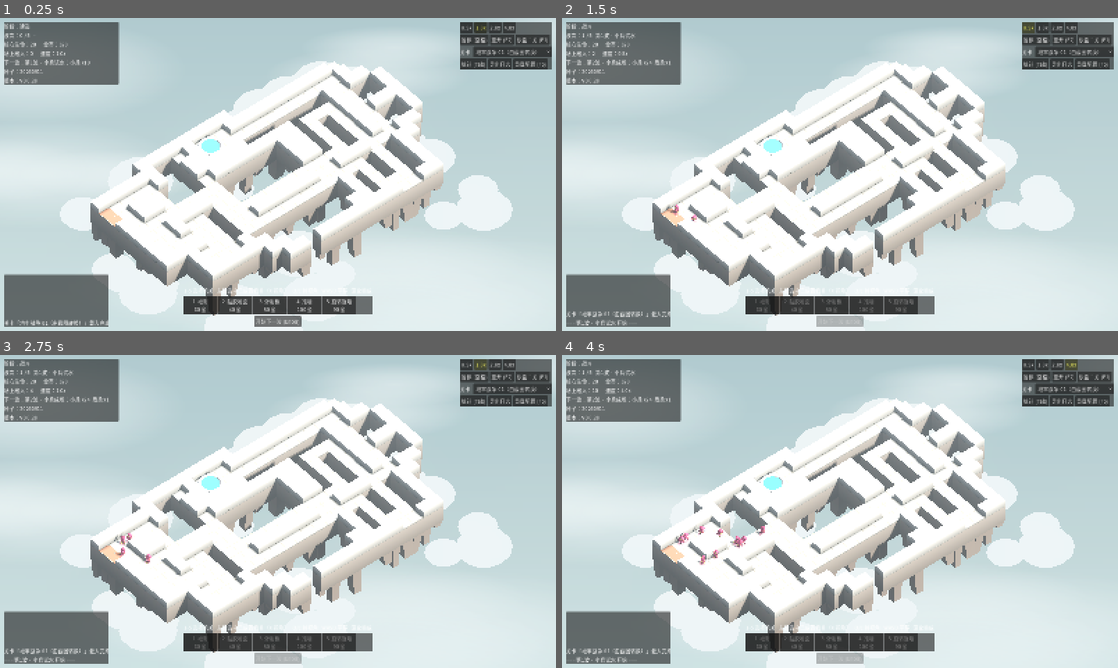
Above: before the commit, frames 1-4 (two rows, left to right).
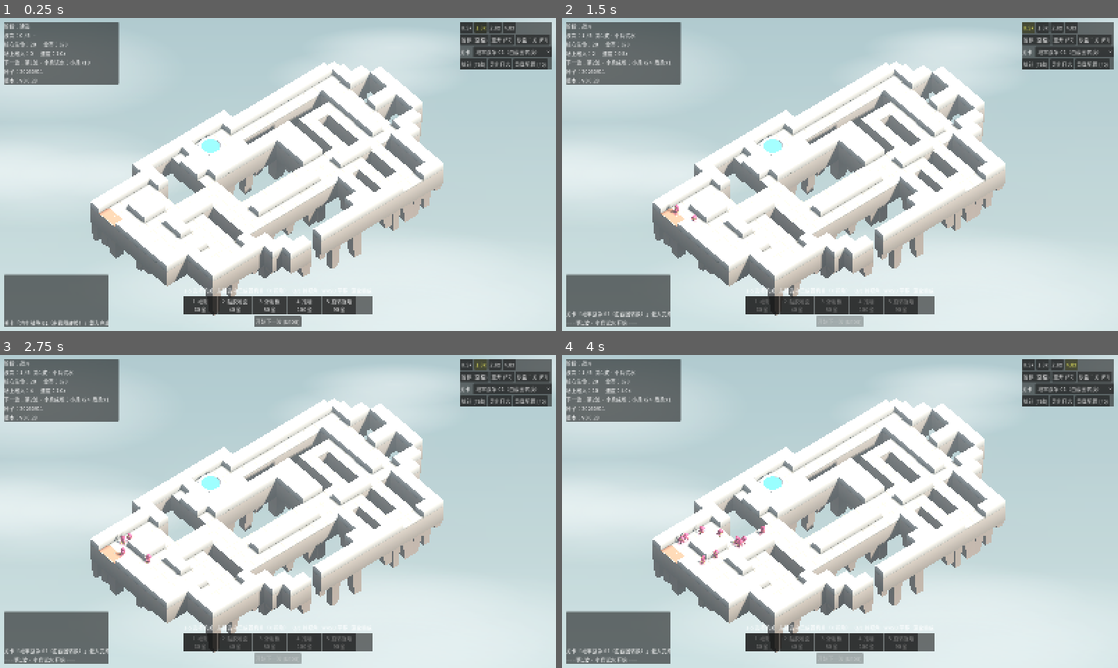
Above: after the commit, the same moments.

Repository: Autinhorse/HumanMustDie
Game: Godot game, scene res://scenes/main.tscn
Same seed, same stepped clock (60 frames per second), same inputs: the game is played once before the commit and once after it.
Inputs:
- Up to frame 1 (0.25 s): no input
- Up to frame 2 (1.5 s): click "开始下一波 (Enter)" at 0.5 s; click "0.5x" at 1.25 s
- Up to frame 3 (2.75 s): click "1.0x" at 2 s
- Up to frame 4 (4 s): click "2.0x" at 2.75 s; click "4.0x" at 3.5 s

The runs differ from the first frame. In frame 1, 4.7% of the frame differs, in the area x 10-93%, y 13-100%; in frame 2, 4.7%; in frame 3, 4.7%; in frame 4, 4.7%.

Commit message:
v0.0.29 云改成真体积云（FogVolume）
之前用压扁的球体 + 无光照材质，渲染出来是一个个纯色圆片，没有渐变也没有
体积感。

先验证了 Godot 的体积雾在**正交相机下能不能用** —— 做了个最小场景，同一个
FogVolume 分别用正交和透视相机各渲一张，结果基本一致，正交完全正常。

- 岛下的云换成 FogVolume（椭球），浓度、边缘虚化、压扁程度可配
- 环境里打开 volumetric_fog，全局密度给 0，密度完全由各个 FogVolume 提供
- 太阳给 light_volumetric_fog_energy 贡献散射
- 光只从一个方向来，背光那半会发灰，所以给 FogMaterial.emission 加了一点
  自发光把云整体提白

顺手删掉了已经用不到的 _enclosed_void_cells（上一版给坑垫底板时用的）。

Co-Authored-By: Claude Opus 5 (1M context) <noreply@anthropic.com>
Claude-Session: https://claude.ai/code/session_01VCzWxNk1LcyQr5pasXVQW6

Diff:
--- a/data/art.json
+++ b/data/art.json
@@ -85,17 +85,20 @@
   },
 
   "under_clouds": {
-    "_comment": "岛下方铺一层云。坑里看到的应该是岩体一直往下延伸、再往下被云挡住，而不是一块暗底板。云铺在岛的投影范围内（含一圈外扩），所以从坑里和岛缘都看得到。",
+    "_comment": "岛下方的体积云（FogVolume）。density 是浓度，edge_fade 是边缘虚化，flatten 是压扁程度。云铺在岛的投影范围内（含一圈外扩），坑里和岛缘看到的都是它。",
     "enabled": true,
-    "count": 42,
+    "count": 26,
     "y_center": -9.5,
     "y_spread": 2.6,
-    "radius_min": 2.6,
-    "radius_max": 5.2,
-    "flatten": 0.28,
+    "radius_min": 5.0,
+    "radius_max": 11.0,
+    "flatten": 0.5,
+    "density": 5.0,
+    "edge_fade": 0.35,
+    "emission": "#7C858A",
     "margin": 2.0,
     "color": "#DCE6E8",
-    "alpha": 1.0
+    "_alpha_unused": 1.0
   },
 
   "core_fx": {
@@ -122,6 +125,15 @@
     "fog_density": 0.0018,
     "fog_sky_affect": 0.0,
     "fog_aerial_perspective": 0.32,
+
+    "volumetric_enabled": true,
+    "volumetric_density": 0.0,
+    "volumetric_albedo": "#FFFFFF",
+    "volumetric_length": 260.0,
+    "volumetric_ambient_inject": 1.0,
+    "volumetric_gi_inject": 1.0,
+    "volumetric_anisotropy": 0.2,
+    "sun_volumetric_energy": 4.5,
 
     "ssao_enabled": true,
     "ssao_radius": 1.0,
--- a/project.godot
+++ b/project.godot
@@ -11,7 +11,7 @@
 [application]
 
 config/name="HumanMustDie - Prototype A"
-config/version="0.0.28"
+config/version="0.0.29"
 config/description="机关塔防灰盒原型：固定走廊 + 5 种机关 + 小/中/重三类物理敌人"
 run/main_scene="res://scenes/main.tscn"
 config/features=PackedStringArray("4.7", "Forward Plus")
--- a/scripts/main.gd
+++ b/scripts/main.gd
@@ -96,6 +96,7 @@
 	sun.shadow_blur = _ec(env_cfg, "shadow_blur", 1.4)
 	sun.directional_shadow_mode = DirectionalLight3D.SHADOW_ORTHOGONAL
 	sun.directional_shadow_max_distance = 200.0
+	sun.light_volumetric_fog_energy = _ec(env_cfg, "sun_volumetric_energy", 2.2)
 	add_child(sun)
 
 	# 补光：把阴影面提亮成天空色，避免暗部发死
@@ -282,6 +283,18 @@
 		e.adjustment_brightness = _ec(env_cfg, "adjust_brightness", 1.0)
 		e.adjustment_contrast = _ec(env_cfg, "adjust_contrast", 1.08)
 		e.adjustment_saturation = _ec(env_cfg, "adjust_saturation", 1.12)
+
+	# 体积雾：岛下的云用 FogVolume 来做，这里只开总开关，全局密度给 0，
+	# 让密度完全由各个 FogVolume 提供。实测正交相机下工作正常。
+	if bool(env_cfg.get("volumetric_enabled", true)):
+		e.volumetric_fog_enabled = true
+		e.volumetric_fog_density = _ec(env_cfg, "volumetric_density", 0.0)
+		e.volumetric_fog_albedo = _hex(env_cfg, "volumetric_albedo", Color(1, 1, 1))
+		e.volumetric_fog_length = _ec(env_cfg, "volumetric_length", 260.0)
+		e.volumetric_fog_detail_spread = _ec(env_cfg, "volumetric_detail_spread", 2.0)
+		e.volumetric_fog_ambient_inject = _ec(env_cfg, "volumetric_ambient_inject", 1.0)
+		e.volumetric_fog_gi_inject = _ec(env_cfg, "volumetric_gi_inject", 1.0)
+		e.volumetric_fog_anisotropy = _ec(env_cfg, "volumetric_anisotropy", 0.2)
 
 	if bool(env_cfg.get("ssao_enabled", true)):
 		e.ssao_enabled = true
--- a/scripts/view/board_view.gd
+++ b/scripts/view/board_view.gd
@@ -279,8 +279,8 @@
 		st.set_color(Color(color.r * f, color.g * f, color.b * f, color.a))
 		st.add_vertex(pts[k])
 
-## 岛下方铺一层云。参考图里坑底不是一块暗板，而是岩体一直往下延伸、
-## 再往下被云挡住 —— 所以这里只铺云，让岩体自己去当"坑壁"。
+## 岛下方铺一层云。用 FogVolume 做真正的体积云 —— 之前用压扁的球体 +
+## 无光照材质，结果是一个个纯色圆片，没有渐变也没有体积感。
 func _build_under_clouds() -> void:
 	var cfg: Dictionary = Cfg.art.get("under_clouds", {})
 	if not bool(cfg.get("enabled", true)):
@@ -288,14 +288,6 @@
 	var rng := RandomNumberGenerator.new()
 	rng.seed = int(Cfg.art.get("rock", {}).get("seed", 20260911)) + 91
 
-	var mat := StandardMaterial3D.new()
-	var c := _col(cfg, "color", Color(0.86, 0.90, 0.91))
-	var alpha := float(cfg.get("alpha", 1.0))
-	mat.albedo_color = Color(c.r, c.g, c.b, alpha)
-	mat.shading_mode = BaseMaterial3D.SHADING_MODE_UNSHADED
-	if alpha < 0.999:
-		mat.transparency = BaseMaterial3D.TRANSPARENCY_ALPHA
-
 	var root := Node3D.new()
 	root.name = "UnderClouds"
 	add_child(root)
@@ -305,54 +297,24 @@
 	var h: float = float(grid.h) * _cs
 	var yc := float(cfg.get("y_center", -9.5))
 	var ys := float(cfg.get("y_spread", 2.6))
-	for i in int(cfg.get("count", 42)):
-		var mi := MeshInstance3D.new()
-		var sp := SphereMesh.new()
-		var r := rng.randf_range(float(cfg.get("radius_min", 2.6)), float(cfg.get("radius_max", 5.2)))
-		sp.radius = r
-		sp.height = r * 2.0
-		sp.radial_segments = 14
-		sp.rings = 7
-		mi.mesh = sp
-		mi.material_override = mat
-		mi.cast_shadow = GeometryInstance3D.SHADOW_CASTING_SETTING_OFF
-		mi.position = Vector3(
+	var albedo := _col(cfg, "color", Color(0.92, 0.95, 0.96))
+	for i in int(cfg.get("count", 22)):
+		var fv := FogVolume.new()
+		fv.shape = RenderingServer.FOG_VOLUME_SHAPE_ELLIPSOID
+		var r := rng.randf_range(float(cfg.get("radius_min", 5.0)), float(cfg.get("radius_max", 11.0)))
+		fv.size = Vector3(r * 2.0, r * 2.0 * float(cfg.get("flatten", 0.5)), r * 2.0 * rng.randf_range(0.75, 1.25))
+		var fm := FogMaterial.new()
+		fm.density = float(cfg.get("density", 4.0)) * rng.randf_range(0.7, 1.3)
+		fm.albedo = albedo
+		fm.edge_fade = float(cfg.get("edge_fade", 0.35))
+		# 光只从一个方向来，背光那半会发灰。加一点自发光把云整体提白。
+		fm.emission = _col(cfg, "emission", Color(0.30, 0.33, 0.35))
+		fv.material = fm
+		fv.position = Vector3(
 			rng.randf_range(-margin, w + margin),
 			yc + rng.randf_range(-ys, ys),
 			rng.randf_range(-margin, h + margin))
-		mi.scale = Vector3(1.0, float(cfg.get("flatten", 0.28)), 1.0)
-		root.add_child(mi)
-
-## 从地图边缘往里灌水，灌不到的空地格就是被岛围住的坑
-func _enclosed_void_cells() -> Array[Vector2i]:
-	var outside := {}
-	var stack: Array[Vector2i] = []
-	for x in grid.w:
-		for y in [0, grid.h - 1]:
-			var c := Vector2i(x, y)
-			if grid.get_cell(c) == HGrid.Cell.VOID and not outside.has(c):
-				outside[c] = true
-				stack.append(c)
-	for y in grid.h:
-		for x in [0, grid.w - 1]:
-			var c := Vector2i(x, y)
-			if grid.get_cell(c) == HGrid.Cell.VOID and not outside.has(c):
-				outside[c] = true
-				stack.append(c)
-	while not stack.is_empty():
-		var c: Vector2i = stack.pop_back()
-		for d in HGrid.DIRS:
-			var n: Vector2i = c + d
-			if grid.in_bounds(n) and grid.get_cell(n) == HGrid.Cell.VOID and not outside.has(n):
-				outside[n] = true
-				stack.append(n)
-	var out: Array[Vector2i] = []
-	for y in grid.h:
-		for x in grid.w:
-			var c := Vector2i(x, y)
-			if grid.get_cell(c) == HGrid.Cell.VOID and not outside.has(c):
-				out.append(c)
-	return out
+		root.add_child(fv)
 
 func _build_core(pal: Dictionary) -> void:
 	var cores := grid.cells_of_type(HGrid.Cell.CORE)
Not shown, added: 2fe93aeb-187f-4759-ba60-d804cf897cca.png.import
Binary file added: 46f75cdd-856d-4fcb-9302-5c21417bb6d0.png
Not shown, changed: docs/原型A_运行与实现说明.md
